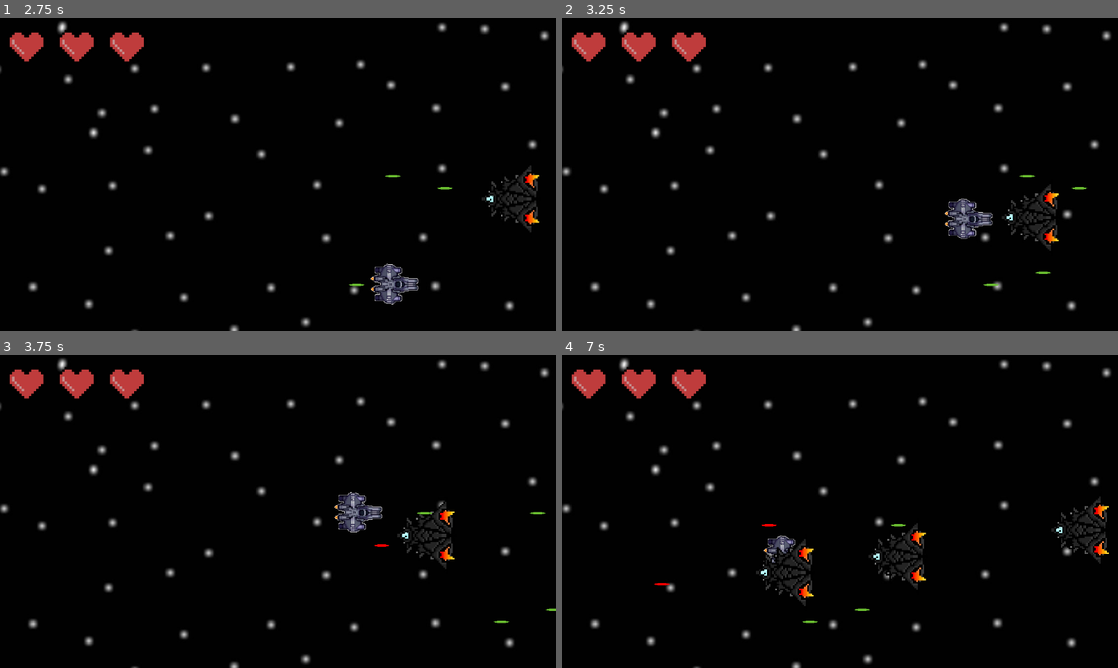
Above: before the commit, frames 1-4 (two rows, left to right).
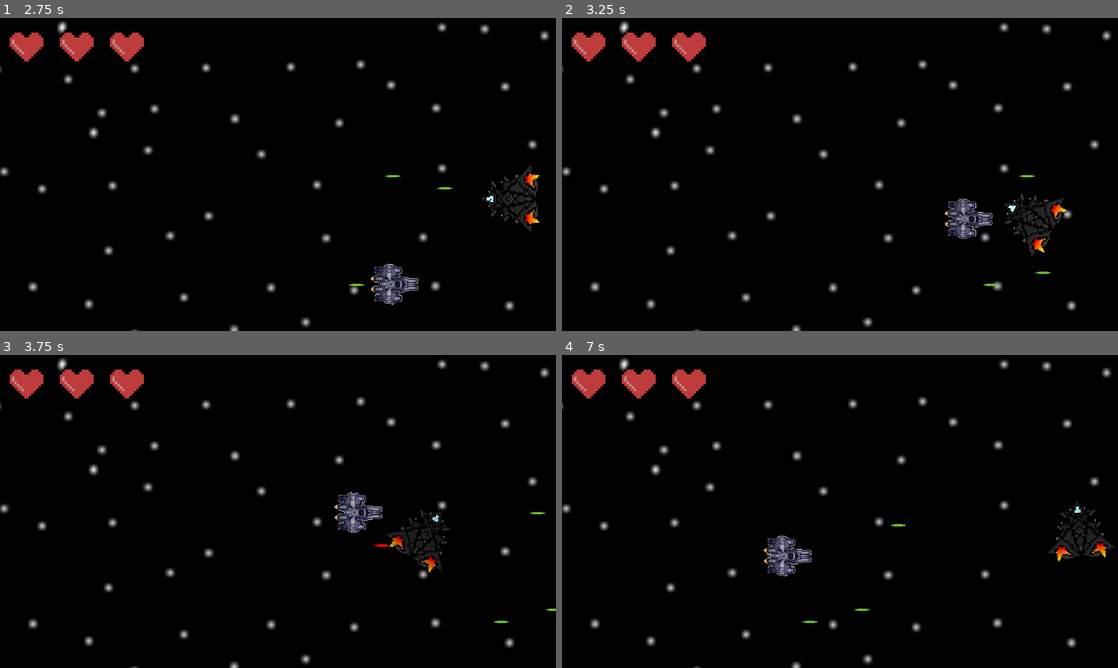
Above: after the commit, the same moments.

Repository: cofeek-codes/Space-Strike
Game: Godot game, scene res://scenes/main/game.tscn
Same seed, same stepped clock (60 frames per second), same inputs: the game is played once before the commit and once after it.
Inputs (mouse positions are in pixels of both pictures, inside the frame that each line leads up to):
- Up to frame 1 (2.75 s): tap Enter at 0.5 s; move the mouse to (400, 158) at 0.52 s; hold D (move_right) 0.53-1.28 s; click (400, 158) at 0.6 s; move the mouse to (166, 190) at 1.27 s; hold S (move_down) 1.28-2.03 s; click (166, 190) at 1.35 s; move the mouse to (333, 105) at 2.02 s; hold D (move_right) from 2.03 s (still down); click (333, 105) at 2.1 s
- Up to frame 2 (3.25 s): move the mouse to (812, 237) at 2.77 s; release D (move_right) at 2.78 s; hold W (move_up) from 2.78 s (still down); click (812, 237) at 2.85 s
- Up to frame 3 (3.75 s): move the mouse to (444, 558) at 3.52 s; release W (move_up) at 3.53 s; hold A (move_left) from 3.53 s (still down); click (444, 558) at 3.6 s
- Up to frame 4 (7 s): move the mouse to (673, 464) at 4.27 s; click (673, 464) at 4.35 s; move the mouse to (867, 511) at 5.02 s; release A (move_left) at 5.03 s; hold S (move_down) 5.03-5.78 s; click (867, 511) at 5.1 s; move the mouse to (756, 433) at 5.77 s; hold D (move_right) 5.78-6.53 s; click (756, 433) at 5.85 s; move the mouse to (962, 495) at 6.52 s; hold W (move_up) from 6.53 s (still down); click (962, 495) at 6.6 s

Frame 1 is identical in both runs. In frame 2, 0.9% of the frame differs, in the area x 79-95%, y 53-77%; in frame 3, 0.8%; in frame 4, 2.3%, in the area x 16-100%, y 45-81%.

Commit message:
enemy death + minor changes

Diff:
--- a/project.godot
+++ b/project.godot
@@ -22,6 +22,7 @@
 [global_group]
 
 enemies=""
+player_bullets=""
 
 [input]
 
--- a/scenes/enemies/_enemies/basic_enemy.tscn
+++ b/scenes/enemies/_enemies/basic_enemy.tscn
@@ -130,12 +130,10 @@
 scale = Vector2(0.3, 0.3)
 script = ExtResource("1_vvoms")
 
-[node name="Sprite" type="AnimatedSprite2D" parent="."]
+[node name="AnimationPlayer" type="AnimatedSprite2D" parent="."]
 sprite_frames = SubResource("SpriteFrames_ftmxs")
 animation = &"die"
 autoplay = "idle"
-frame = 14
-frame_progress = 1.0
 
 [node name="Collider" type="CollisionPolygon2D" parent="."]
 visible = false
@@ -148,4 +146,6 @@
 wait_time = 1.5
 autostart = true
 
+[connection signal="area_entered" from="." to="." method="_on_area_entered"]
+[connection signal="animation_finished" from="AnimationPlayer" to="." method="_on_animation_player_animation_finished"]
 [connection signal="timeout" from="ShootCoolDownTimer" to="." method="_on_shoot_cool_down_timer_timeout"]
--- a/scenes/player/player_bullet.tscn
+++ b/scenes/player/player_bullet.tscn
@@ -3,7 +3,7 @@
 [ext_resource type="Script" path="res://scripts/player/player_bullet.gd" id="1_at34d"]
 [ext_resource type="Texture2D" uid="uid://dacrwwvh3m1xd" path="res://assets/player/bullet.png" id="1_d44yi"]
 
-[node name="PlayerBullet" type="Area2D"]
+[node name="PlayerBullet" type="Area2D" groups=["player_bullets"]]
 script = ExtResource("1_at34d")
 
 [node name="Sprite" type="Sprite2D" parent="."]
@@ -18,5 +18,5 @@
 one_shot = true
 autostart = true
 
-[connection signal="body_entered" from="." to="." method="_on_body_entered"]
+[connection signal="area_entered" from="." to="." method="_on_area_entered"]
 [connection signal="timeout" from="DispawnTimer" to="." method="_on_dispawn_timer_timeout"]
--- a/scripts/enemies/basic_enemy.gd
+++ b/scripts/enemies/basic_enemy.gd
@@ -7,12 +7,19 @@
 var bullet_scene = preload("res://scenes/enemies/enemy_bullet.tscn")
 
 @onready var aim_marker: Marker2D = $AimMarker
+@onready var animation_player: AnimatedSprite2D = $AnimationPlayer
+
 
 
 func shoot():
 	var bullet = bullet_scene.instantiate()
 	bullet.global_position = aim_marker.global_position
 	get_parent().add_child(bullet)
+
+func die():
+	print('enemy %s should die' % self)
+	animation_player.play('die')
+
 
 # Called when the node enters the scene tree for the first time.
 func _ready() -> void:
@@ -27,3 +34,14 @@
 
 func _on_shoot_cool_down_timer_timeout() -> void:
 	shoot()
+
+
+func _on_area_entered(area: Area2D) -> void:
+	if area.is_in_group('player_bullets'):
+		die()
+
+
+
+func _on_animation_player_animation_finished() -> void:
+	if animation_player.get_animation() == 'die':
+		queue_free()
--- a/scripts/player/player_bullet.gd
+++ b/scripts/player/player_bullet.gd
@@ -14,14 +14,11 @@
 	position += transform.x * SPEED * delta
 
 
-
-
-func _on_body_entered(body: Node2D) -> void:
-	if body != player:
-		print('bullet: body entered')
-		print(body)
+func _on_area_entered(area: Area2D) -> void:
+	if area.is_in_group('enemies'):
+		print('bullet: area entered')
+		print(area)
 		queue_free()
-
 
 
 func _on_dispawn_timer_timeout() -> void:
--- a/scripts/ui/game_ui/healthbar.gd
+++ b/scripts/ui/game_ui/healthbar.gd
@@ -12,7 +12,6 @@
 func _ready() -> void:
 	for child in hearts_container.get_children():
 			heart_sprites.append(child.get_child(0))
-	print(heart_sprites)
 
 
 # Called every frame. 'delta' is the elapsed time since the previous frame.
